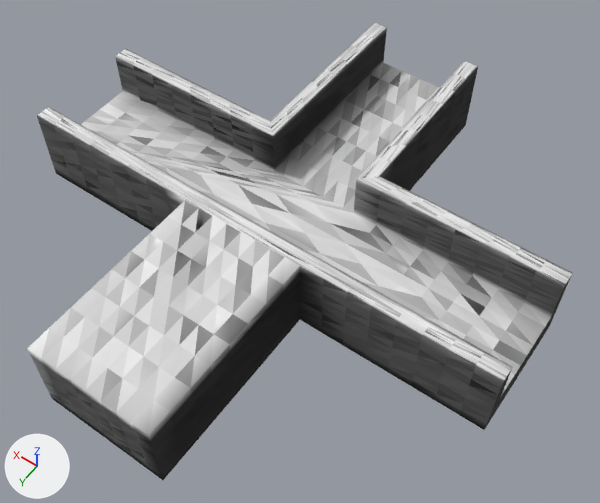
Renders of the glTF model resources/shape-2.glb from each side of a commit.
One viewpoint serves both versions: a 50 mm lens placed at (-0.61, 0.804, 1.231), pointed at (-0.053, 0.024, 0.005). The axes (+X, +Y, +Z) are drawn at lower left. The lights are the same throughout. Vertices at the same position are counted once.

Objects in the first picture: 'defaultobject'.
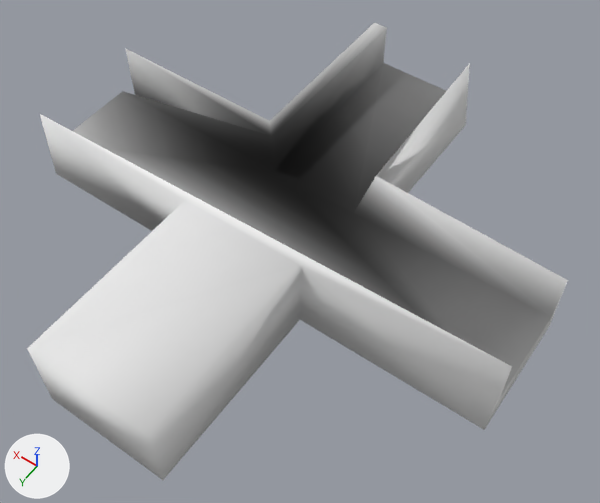
What differs and where, as boxes [x1, y1, x2, y2] in the pictures (600 x 503 px):
'defaultobject', reshaped: before [27, 23, 572, 480]; after [27, 23, 568, 480]
part 1 of me_defaultobject, cut back: before [27, 23, 572, 480]; after [40, 23, 568, 430]

What the commit changed:
me_defaultobject is used by ob_defaultobject; location (0.0, 0.0, 0.0).
me_defaultobject had 2434 vertices, 4864 faces and spanned x -0.5..0.5, y -0.5..0.5, z -0.038..0.125.
me_defaultobject now has 34 vertices, 64 faces and spans x -0.5..0.5, y -0.5..0.5, z -0.038..0.125.
me_defaultobject part 1: 2405 vertices removed from x -0.5..0.5, y -0.5..0.5, z -0.038..0.125; 5 vertices added at x -0.5..0.5, y -0.122..0.118, z 0.125.
me_defaultobject part 2: the surface is now shaded smooth.
